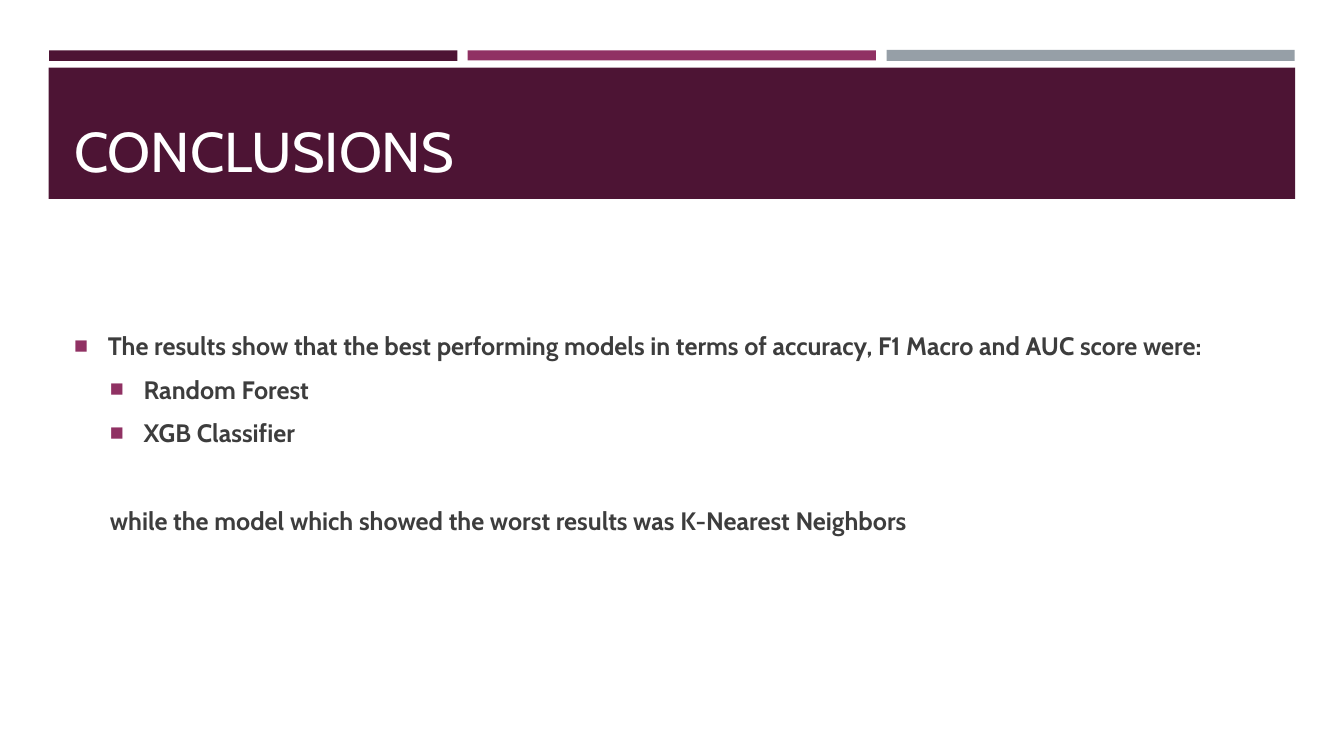
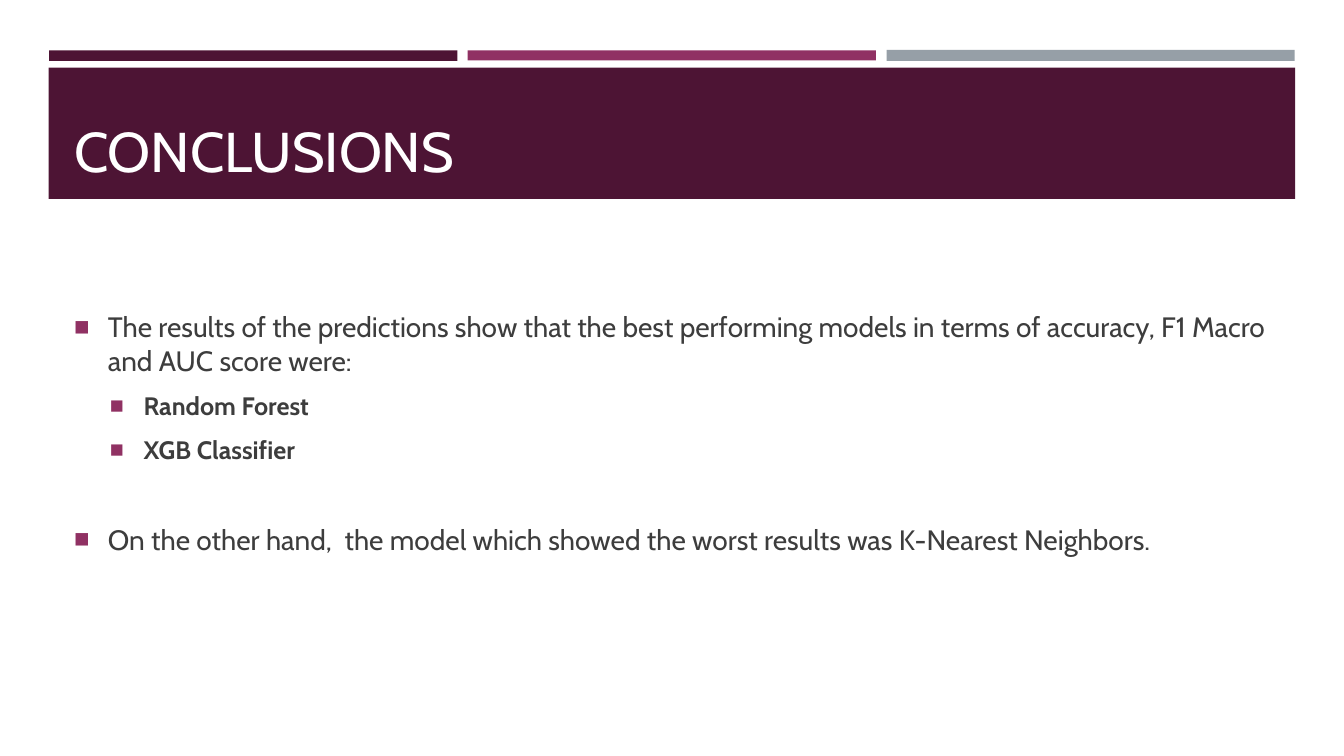
Before and after one commit to stefanopc/Mental-Health-Tech-Prediction, a slide deck: slide 17 of ProjectWorkPPT.pptx. Drawn at 1344x756 pixels with LibreOffice and Linux fonts; fonts in the diff are those of the drawing. Boxes give left, top, right and bottom in pixels: in the first picture for what was removed or moved away, otherwise in the second. Text is boxed around its words. In the diff, an @@ line names an element or a change of style, - is before the commit and + after.

Commit message:
Files updated

```diff
--- a/ProjectWorkPPT.pptx
+++ b/ProjectWorkPPT.pptx
@@ text at (108,316,1265,372): text changed; size 18 to 20 pt; bold off @@
-■ The results show that the best performing models in terms of accuracy, F1 Macro and AUC score were:
+■ The results of the predictions show that the best performing models in terms of accuracy, F1 Macro and AUC score were:
@@ text at (108,529,1150,556): text changed; size 18 to 20 pt; bold off @@
-  while the model which showed the worst results was K-Nearest Neighbors
+■ On the other hand, the model which showed the worst results was K-Nearest Neighbors.
```
Also in this commit, not shown: 3 other slides changed.
